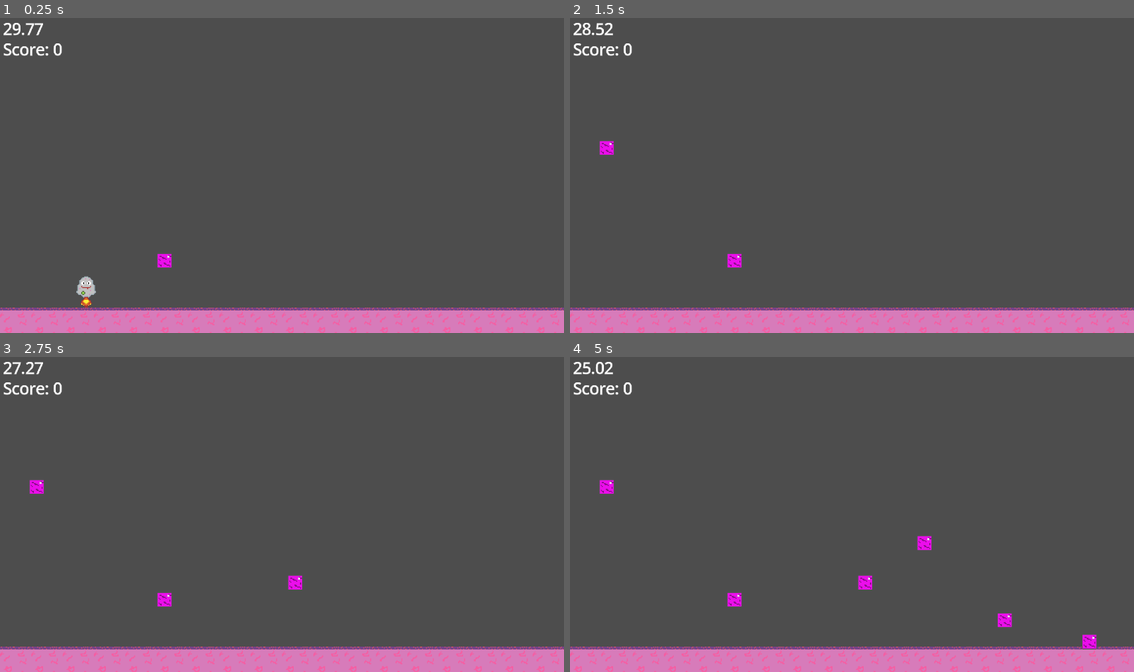
Above: before the commit, frames 1-4 (two rows, left to right).
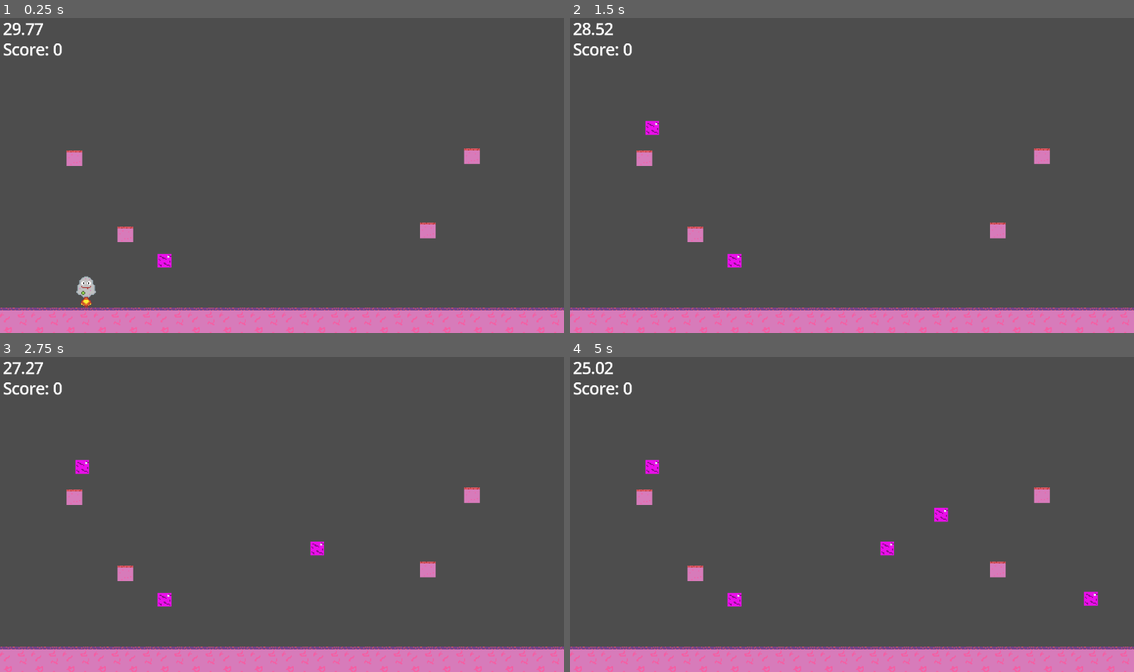
Above: after the commit, the same moments.

Repository: BigMouthInc/CS-IMGD4100GameJam
Game: Godot game, scene res://Scenes/main.tscn
Same seed, same stepped clock (60 frames per second), same inputs: the game is played once before the commit and once after it.
Inputs:
- Up to frame 1 (0.25 s): no input
- Up to frame 2 (1.5 s): hold D (move_right) from 0.53 s (still down); tap S (teleport) at 0.6, 1.35 s; tap W (jump) at 0.77 s
- Up to frame 3 (2.75 s): tap W (jump) at 1.52 s; release D (move_right) at 2.03 s; hold A (move_left) from 2.03 s (still down); tap S (teleport) at 2.1 s
- Up to frame 4 (5 s): release A (move_left) at 2.78 s; hold D (move_right) 2.78-4.28 s; tap S (teleport) at 2.85, 3.6, 4.35 s; tap W (jump) at 3.02, 3.77, 4.52 s; hold A (move_left) from 4.28 s (still down)

The runs differ from the first frame. In frame 1, 0.6% of the frame differs, in the area x 11-86%, y 41-72%; in frame 2, 0.8%; in frame 3, 1.0%; in frame 4, 1.6%, in the area x 5-94%, y 32-93%.

Commit message:
Platforms

Diff:
--- a/cs-imgd-4100-game-jam!/Scenes/main.tscn
+++ b/cs-imgd-4100-game-jam!/Scenes/main.tscn
@@ -1,10 +1,11 @@
-[gd_scene load_steps=9 format=3 uid="uid://cohhxoscsqtkv"]
+[gd_scene load_steps=10 format=3 uid="uid://cohhxoscsqtkv"]
 
 [ext_resource type="PackedScene" uid="uid://ed14snjo0hx4" path="res://Scenes/player.tscn" id="1_jjgbg"]
 [ext_resource type="Script" uid="uid://2n7yx7pp8o07" path="res://Scripts/main.gd" id="1_jjvhh"]
 [ext_resource type="Texture2D" uid="uid://sudloqmybqdx" path="res://Assets/Dirt.png" id="2_bo1nx"]
 [ext_resource type="Script" uid="uid://uy76r1thlr2y" path="res://Scripts/game_manager.gd" id="2_kry3j"]
 [ext_resource type="PackedScene" uid="uid://itvfh853o02w" path="res://Scenes/block.tscn" id="3_8gbba"]
+[ext_resource type="PackedScene" uid="uid://c7ophsgipx301" path="res://Scenes/platform.tscn" id="5_6bp64"]
 [ext_resource type="Script" uid="uid://c3nxdwlg8ufw" path="res://Scripts/spawner.gd" id="5_21xkr"]
 
 [sub_resource type="TileSetAtlasSource" id="TileSetAtlasSource_8gbba"]
@@ -37,6 +38,18 @@
 position = Vector2(288, -168)
 zoom = Vector2(2, 2)
 
+[node name="platform" parent="." instance=ExtResource("5_6bp64")]
+position = Vector2(128, -107)
+
+[node name="platform2" parent="." instance=ExtResource("5_6bp64")]
+position = Vector2(437, -111)
+
+[node name="platform3" parent="." instance=ExtResource("5_6bp64")]
+position = Vector2(76, -185)
+
+[node name="platform4" parent="." instance=ExtResource("5_6bp64")]
+position = Vector2(482, -187)
+
 [node name="Spawner" type="Node2D" parent="."]
 position = Vector2(168, -80)
 script = ExtResource("5_21xkr")
--- /dev/null
+++ b/cs-imgd-4100-game-jam!/Scenes/platform.tscn
@@ -0,0 +1,17 @@
+[gd_scene load_steps=3 format=3 uid="uid://c7ophsgipx301"]
+
+[ext_resource type="Texture2D" uid="uid://ys5ut75ptyi3" path="res://Assets/Platform.png" id="1_1rc8e"]
+
+[sub_resource type="RectangleShape2D" id="RectangleShape2D_n5262"]
+
+[node name="platform" type="Area2D"]
+
+[node name="Sprite2D" type="Sprite2D" parent="."]
+texture = ExtResource("1_1rc8e")
+
+[node name="StaticBody2D" type="StaticBody2D" parent="."]
+
+[node name="CollisionShape2D" type="CollisionShape2D" parent="StaticBody2D"]
+shape = SubResource("RectangleShape2D_n5262")
+one_way_collision = true
+one_way_collision_margin = 5.0
--- a/cs-imgd-4100-game-jam!/Scripts/spawner.gd
+++ b/cs-imgd-4100-game-jam!/Scripts/spawner.gd
@@ -4,8 +4,8 @@
 
 func _on_block_timer_timeout() -> void:
 
-	var random_x = randf_range(0, 550)
-	var random_y = randf_range(-330, 0)
+	var random_x = randf_range(50, 550)
+	var random_y = randf_range(-330, -50)
 	var random_position = Vector2(random_x, random_y)
 
 	var placeBlock  = block.instantiate()
Binary file added: cs-imgd-4100-game-jam!/Assets/Platform.png
Not shown, added: cs-imgd-4100-game-jam!/Assets/Platform.png.import
